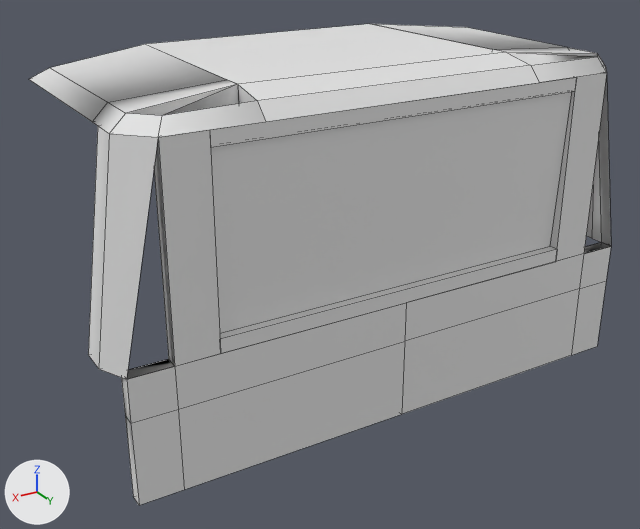
Two versions of the OBJ model mccore/src/main/resources/assets/ivv/objmodels/parts/sporttrack_hardtop.obj, one commit apart.
One viewpoint serves both versions: a 50 mm lens placed at (2.09, 3.39, 0.65), pointed at (0.07, 0.02, -1.03). The axes (+X, +Y, +Z) are drawn at lower left. The lights are the same throughout. Mesh edges are drawn as thin lines. Materials are left out; every surface is plain grey. Where no turn or scale is listed for an object, it has been applied to the vertices. Vertices at the same position are counted once.

The first picture shows '$DoorBack_Bottom', '$DoorBack_Top', '$Top', '$Window_Back'.
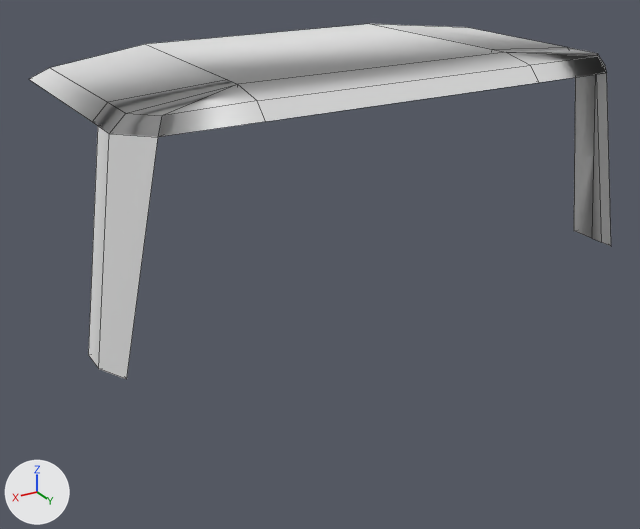
Changed parts and their boxes (x1, y1, x2, y2) in the pictures (640 x 529 px):
```json
{"object": "$Window_Back", "change": "deleted", "before": [210, 92, 572, 333]}
{"object": "$DoorBack_Bottom", "change": "deleted", "before": [121, 246, 611, 505]}
{"object": "$DoorBack_Top", "change": "deleted", "before": [154, 73, 610, 366]}
{"part": 1, "of": "me_top", "change": "added", "after": [506, 52, 598, 65]}
{"part": 2, "of": "me_top", "change": "added", "after": [128, 84, 257, 115]}
```

The change, as JSON lines over the scene's bpy script:
```json
{"block": "me_top", "where": "me_top.from_pydata(...)  # 52 vertices, 61 faces; spans x -1.31..1.31, y -0.75..0.62, z -1.0..-0.03"}
{"block": "me_top", "where": "# used by ob_top; location = (0.0, 0.0, 0.0)"}
{"block": "me_top", "where": "# verts and faces of me_top; kept vertices keep their numbers, new ones are numbered from 52"}
{"block": "me_top", "where": "# before: 0 (-0.66, 0.41, -0.03) at pixel (506, 52), 7 (-0.66, 0.41, -0.13), 28 (-1.19, 0.5, -0.13) at pixel (605, 65), 40 (-1.06, 0.62, -0.13) at pixel (606, 72), 44 (-0.66, 0.56, -0.06) at pixel (530, 65)"}
{"block": "me_top", "where": "# before: 47 (-0.66, 0.62, -0.13) at pixel (539, 82), 48 (-1.06, 0.56, -0.06) at pixel (597, 56), 49 (-1.12, 0.5, -0.06) at pixel (597, 53)"}
{"block": "me_top", "where": "# before: 3 (0.66, 0.41, -0.03) at pixel (237, 84), 4 (0.66, 0.41, -0.13), 23 (1.19, 0.5, -0.13) at pixel (109, 133), 37 (1.06, 0.62, -0.13) at pixel (158, 137), 45 (0.66, 0.56, -0.06) at pixel (257, 100)"}
{"block": "me_top", "where": "# before: 46 (0.66, 0.62, -0.13) at pixel (265, 121), 50 (1.03, 0.59, -0.06) at pixel (162, 115), 51 (1.12, 0.5, -0.06) at pixel (125, 113)"}
{"block": "me_top", "change": "me_top part 1"}
{"op": "add", "block": "me_top", "code": "faces += [(0, 48, 49), (0, 44, 48), (7, 40, 47), (7, 28, 40)]"}
{"block": "me_top", "change": "me_top part 2"}
{"op": "add", "block": "me_top", "code": "faces += [(3, 50, 45), (4, 46, 37), (4, 37, 23), (3, 51, 50)]"}
{"op": "remove", "block": "ob_doorback_bottom", "code": ["ob_doorback_bottom = bpy.data.objects.new('$DoorBack_Bottom', me_doorback_bottom)", "ob_doorback_bottom.location = (0.0, 0.0, 0.0)"]}
{"op": "remove", "block": "ob_doorback_top", "code": ["ob_doorback_top = bpy.data.objects.new('$DoorBack_Top', me_doorback_top)", "ob_doorback_top.location = (0.0, 0.0, 0.0)"]}
{"op": "remove", "block": "ob_window_back", "code": ["ob_window_back = bpy.data.objects.new('$Window_Back', me_window_back)", "ob_window_back.location = (0.0, 0.0, 0.0)"]}
```
